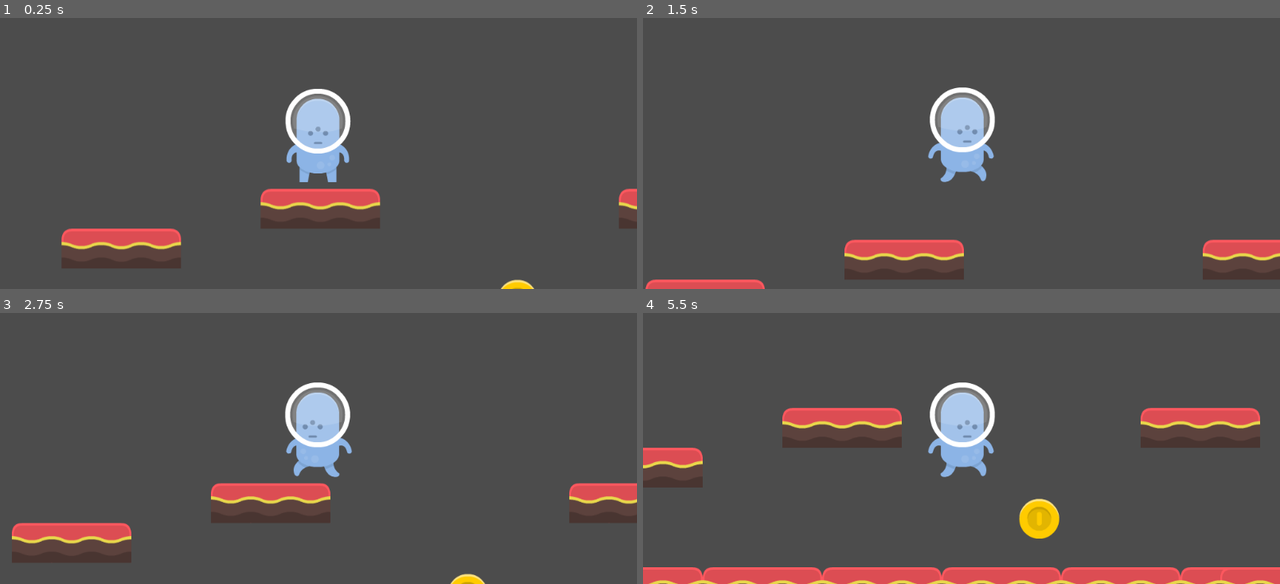
Above: before the commit, frames 1-4 (two rows, left to right).
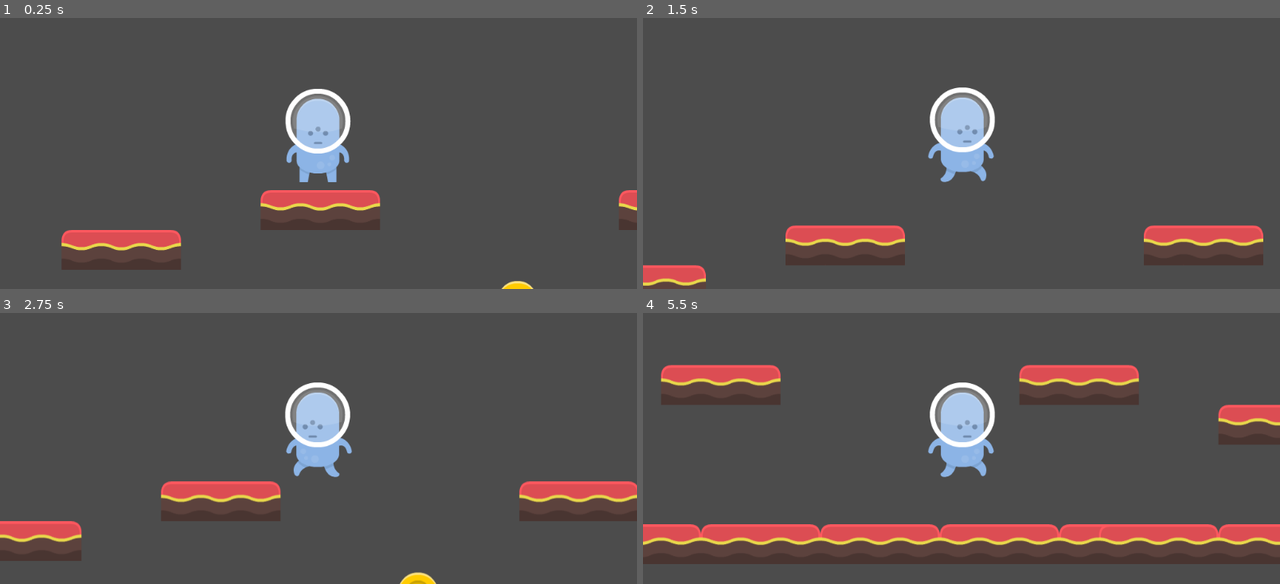
Above: after the commit, the same moments.

Repository: bsu-cs315/P2_kmahfouz
Game: Godot game, scene res://Level/Level.tscn
Two runs of this game, one before a commit and one after it. Both use one fixed random seed, a clock stepped at 60 frames per second and the inputs below.
Inputs:
- Up to frame 1 (0.25 s): no input
- Up to frame 2 (1.5 s): hold Right (Right) from 0.53 s (still down); tap Space (Jump) at 0.77 s
- Up to frame 3 (2.75 s): tap Space (Jump) at 1.52 s; release Right (Right) at 2.03 s; hold Left (Left) from 2.03 s (still down)
- Up to frame 4 (5.5 s): release Left (Left) at 2.78 s; hold Right (Right) 2.78-4.28 s; tap Space (Jump) at 3.02, 3.77, 4.52 s; hold Left (Left) 4.28-5.03 s; hold Right (Right) from 5.03 s (still down)

The runs differ from the first frame. In frame 1, 1.1% of the frame differs, in the area x 9-100%, y 62-100%; in frame 2, 7.2%; in frame 3, 5.0%; in frame 4, 25%, in the area x 0-100%, y 19-100%.

Commit message:
Refactor to follow style guide

Diff:
--- a/project/Player/Player.gd
+++ b/project/Player/Player.gd
@@ -1,8 +1,8 @@
 extends KinematicBody2D
 
-const _GRAVITY := 200
-const _SPEED := 100
-const _JUMP_STRENGTH := 200
+const _GRAVITY := 150
+const _JUMP_STRENGTH := 150
+const _SPEED := 200
 
 var _velocity := Vector2.ZERO
 
